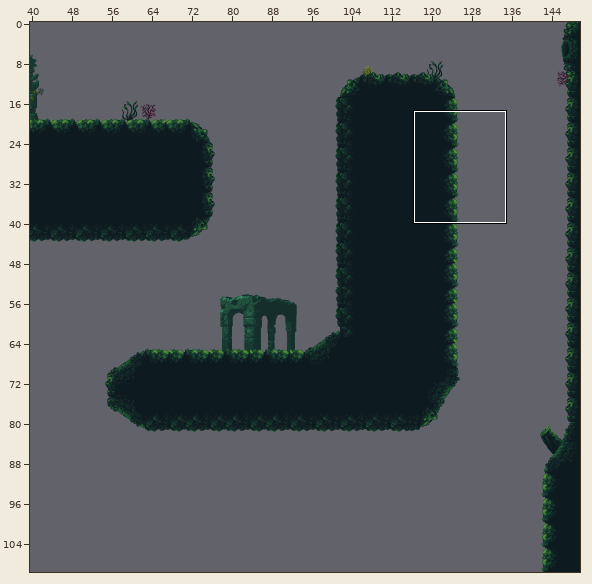
Tiled map (JSON) -- assets/underwater/tilemap/dark_underwater_map.tmj. Above, an overview of the earlier version with the close-up marked.
Close-up. As it was:
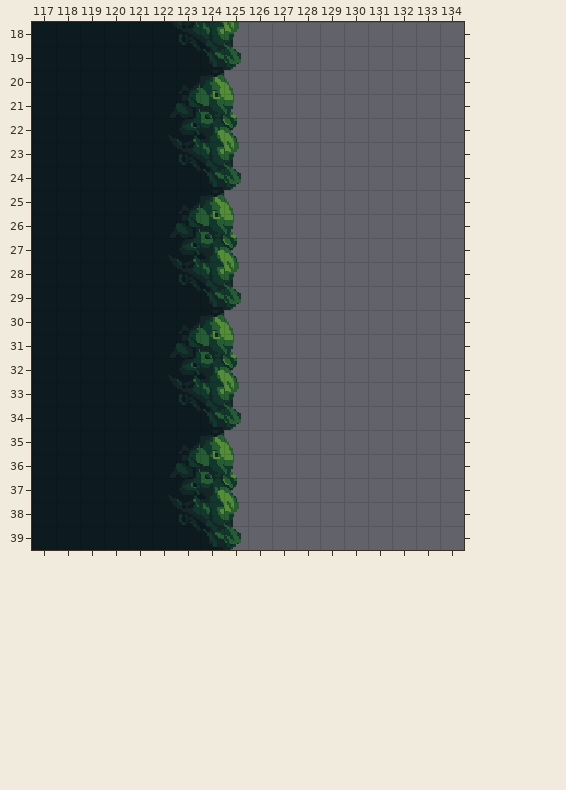
Cells are 16x16 px. Shown: x 117..134, y 18..39. The commit also changed other parts of the map, which this record leaves out.
New version:
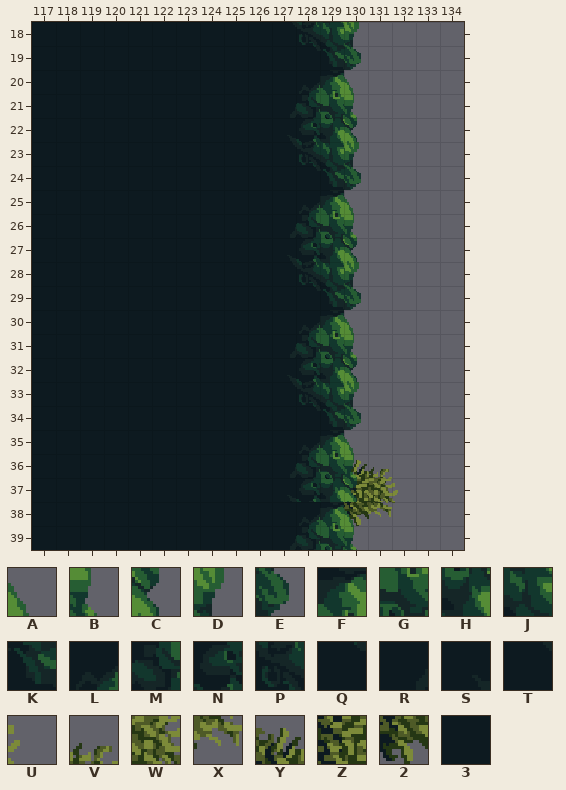
Key: from "dark_underwater_tiles": A 230 turned 90, B 231 turned 90, C 232 turned 90, D 233 turned 90, E 234 turned 90, F 260 turned 90, G 261 turned 90, H 262 turned 90, J 263 turned 90, K 264 turned 90, L 290 turned 90, M 291 turned 90, N 292 turned 90, P 293 turned 90, Q 294 turned 90, R 321 turned 90, S 322 turned 90, T 323 flipped left-right; from "props": U 1308 turned 90, V 1371 turned 90, W 1372 turned 90, X 1373 turned 90, Y 1435 turned 90, Z 1436 turned 90, 2 1437 turned 90, 3 1605.
_ is an empty cell.
Tiles replaced or removed in this view: A, B, C, D, E, F, G, H, J, K, L, M, N, P.
Diff:
Changed rows in their new state; . is an unchanged cell.
Layer "Background_assets":
first column x 130:
36 YV.
37 ZWU
38 2X.
Layer "Midground":
first column x 123:
18 3333TPJD
19 .3333QKE
20 33333LFA
21 3333RMGB
22 3333SNHC
23 3333TPJD
24 .3333QKE
25 33333LFA
26 3333RMGB
27 3333SNHC
28 3333TPJD
29 .3333QKE
30 33333LFA
31 3333RMGB
32 3333SNHC
33 3333TPJD
34 .3333QKE
35 33333LFA
36 3333RMGB
37 3333SNHC
38 33333LFA
39 .333RMGB
Boxes around the changes in both close-ups, in picture pixels (x1, y1, x2, y2):
changed: (176, 22, 398, 550)
